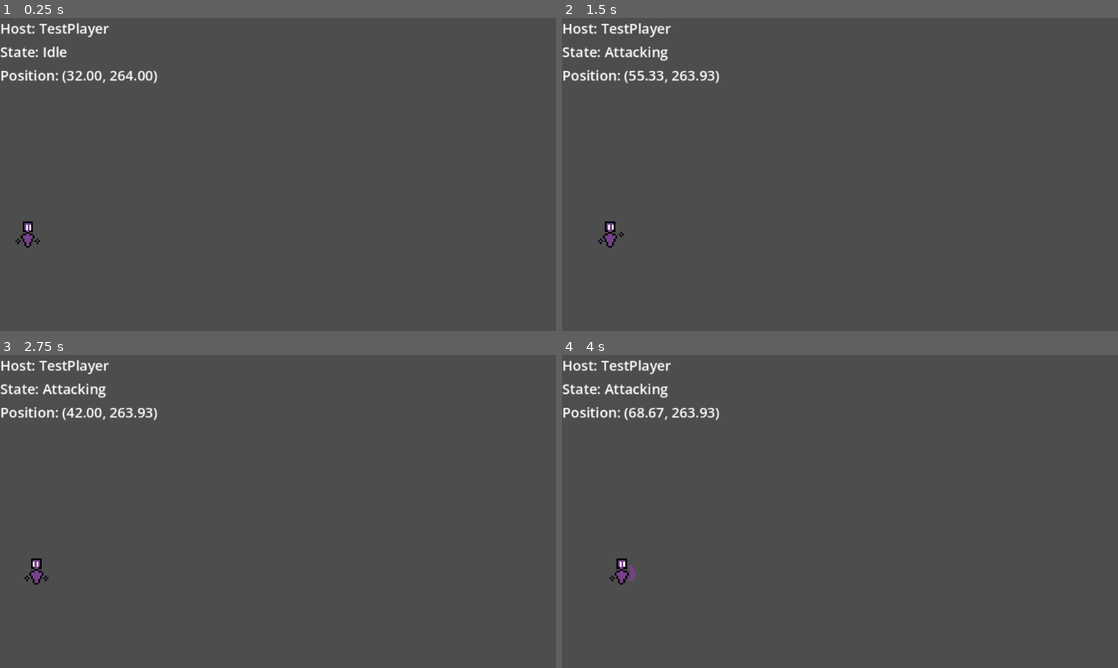
Above: before the commit, frames 1-4 (two rows, left to right).
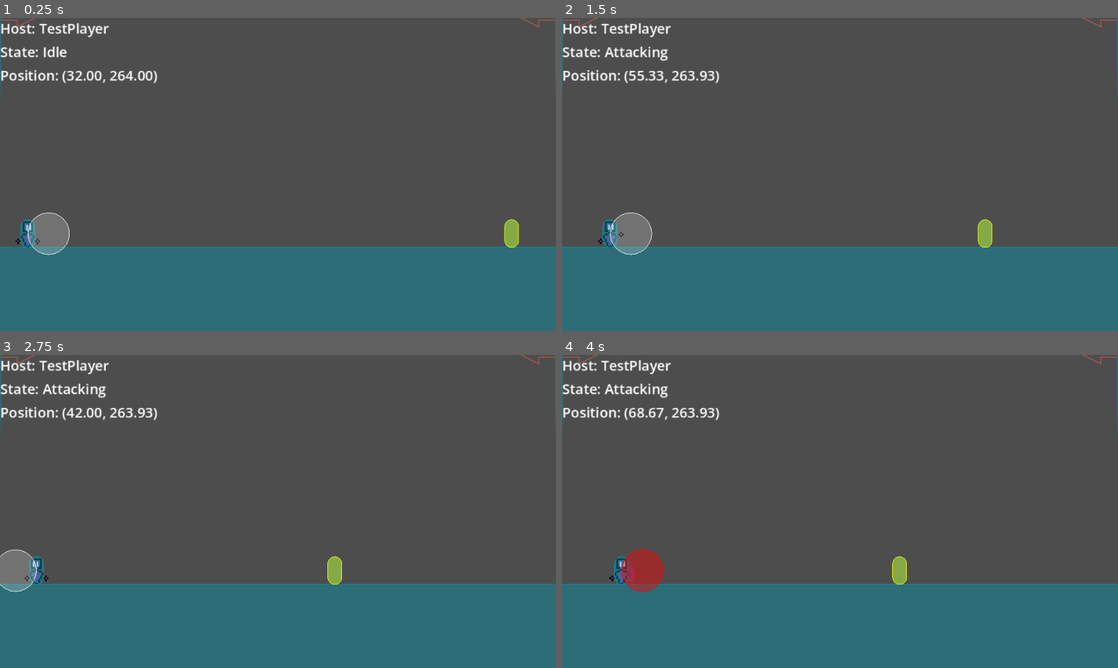
Above: after the commit, the same moments.

Repository: paruparo-dev/dreams-and-nightmares
Game: Godot game, scene res://src/core/Game.tscn
The game is run twice, just before and just after one commit, with the same random seed, the same clock (stepped at 60 frames per second) and the same inputs.
Inputs:
- Up to frame 1 (0.25 s): no input
- Up to frame 2 (1.5 s): hold D (MoveRight) from 0.53 s (still down); tap J (Attack) at 0.6, 1.35 s; tap Space (Jump) at 0.77 s
- Up to frame 3 (2.75 s): tap Space (Jump) at 1.52 s; release D (MoveRight) at 2.03 s; hold A (MoveLeft) from 2.03 s (still down); tap J (Attack) at 2.1 s
- Up to frame 4 (4 s): release A (MoveLeft) at 2.78 s; hold D (MoveRight) from 2.78 s (still down); tap J (Attack) at 2.85, 3.6 s; tap Space (Jump) at 3.02, 3.77 s

The runs differ from the first frame. In frame 1, 28% of the frame differs, in the area x 0-100%, y 0-100%; in frame 2, 28%; in frame 3, 28%; in frame 4, 28%.

Commit message:
feat: add script to Game node - enabled debug collisions hint for prototype/temporary visuals

Diff:
--- a/project.godot
+++ b/project.godot
@@ -11,6 +11,7 @@
 [application]
 
 config/name="Dreams and Nightmares"
+config/version="0.0.1.0"
 config/tags=PackedStringArray("2d", "game", "metroidvania", "prototype")
 run/main_scene="uid://dw8j77unvk2iq"
 config/features=PackedStringArray("4.7", "Forward Plus")
--- /dev/null
+++ b/src/core/Game.gd
@@ -0,0 +1,5 @@
+extends Node
+
+
+func _ready() -> void:
+	get_tree().debug_collisions_hint = true
--- a/src/core/Game.tscn
+++ b/src/core/Game.tscn
@@ -1,6 +1,7 @@
 [gd_scene format=3 uid="uid://dw8j77unvk2iq"]
 
 [ext_resource type="Script" uid="uid://cgg4cjh06ykk1" path="res://src/characters/TestPlayer.gd" id="1_coggd"]
+[ext_resource type="Script" uid="uid://d2wmaegettptm" path="res://src/core/Game.gd" id="1_tatff"]
 [ext_resource type="Texture2D" uid="uid://blhgq1a0bxwj6" path="res://assets/TestCharacterAttackSprite.png" id="2_0f264"]
 [ext_resource type="Script" uid="uid://vgdvj58go04a" path="res://src/core/StateMachine.gd" id="2_pxk5c"]
 [ext_resource type="Script" uid="uid://lm5uqueydjvu" path="res://src/states/characters/TestPlayer/IdleState.gd" id="3_qepir"]
@@ -138,6 +139,7 @@
 height = 32.0
 
 [node name="Game" type="Node" unique_id=1285932675]
+script = ExtResource("1_tatff")
 
 [node name="WorldRoot" type="Node2D" parent="." unique_id=315973651]
 
Not shown, added: src/core/Game.gd.uid
